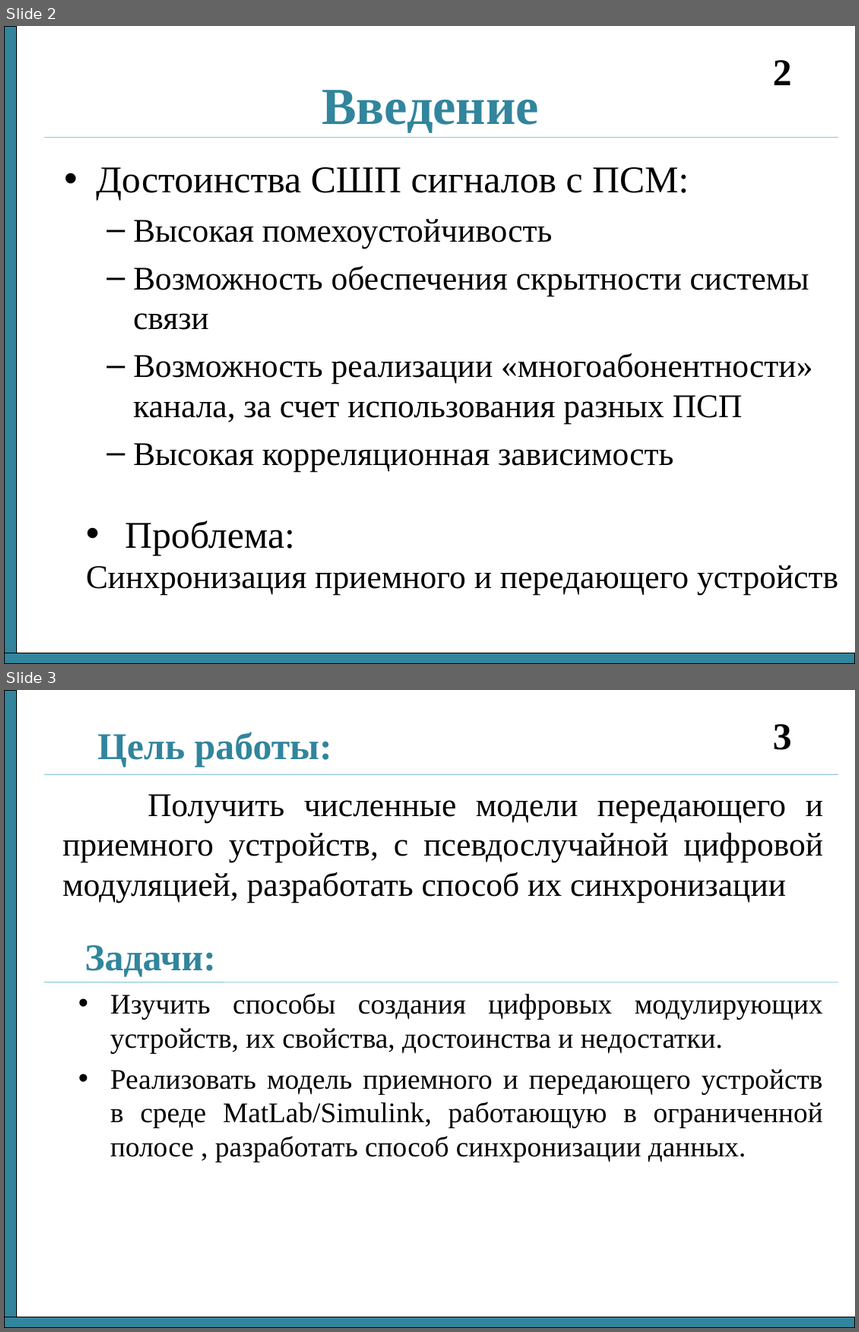
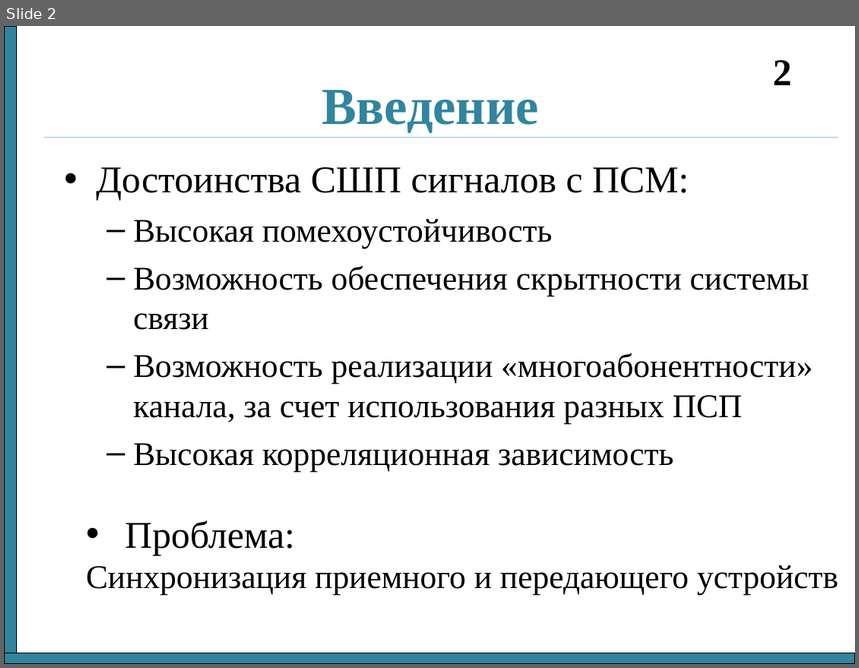
Before and after one commit to nikok94/dissertation, a slide deck: Отчет 3 семестр.ppt. Shown one above the other, each under a label of ours: slides 2 and 3 before the commit, slide 2 after it. The pictures are 859x1332 and 859x668 pixels, drawn with LibreOffice and Linux fonts; fonts in the diff are those of the drawing. Boxes give left, top, right and bottom in pixels: in the first picture for what was removed or moved away, otherwise in the second. Text is boxed around its words. In the diff, an @@ line names an element or a change of style, - is before the commit and + after.

```diff
--- a/Отчет 3 семестр.ppt
+++ b/Отчет 3 семестр.ppt
@@ slide 3 removed at (x1=4, y1=690, x2=855, y2=1328), background #FFFFFF @@
@@ rectangle removed at (x1=4, y1=690, x2=17, y2=1328) @@
@@ title removed at (x1=97, y1=732, x2=332, y2=767) @@
-Цель работы:
@@ page number removed at (x1=773, y1=724, x2=792, y2=750) @@
-3
@@ line removed from (44, 774) to (838, 774) @@
@@ text removed at (x1=63, y1=794, x2=824, y2=902) @@
-Получить численные модели передающего и приемного устройств, с псевдослучайной цифровой модуляцией, разработать способ их синхронизации
@@ text removed at (x1=85, y1=945, x2=823, y2=1162) @@
-Задачи:
-• Изучить способы создания цифровых модулирующих устройств, их свойства, достоинства и недостатки.
-• Реализовать модель приемного и передающего устройств в среде MatLab/Simulink, работающую в ограниченной полосе , разработать способ синхронизации данных.
@@ line removed from (44, 983) to (838, 983) @@
@@ rectangle removed at (x1=4, y1=1317, x2=855, y2=1328) @@
```
Also in this commit, not shown: 1 slide added, 2 other files.
